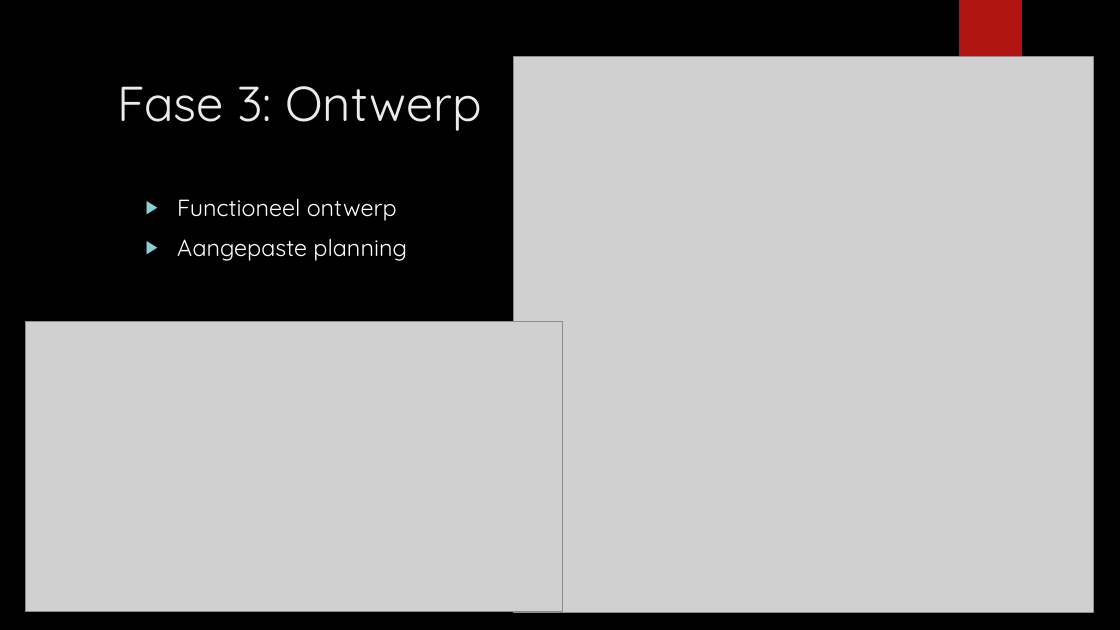
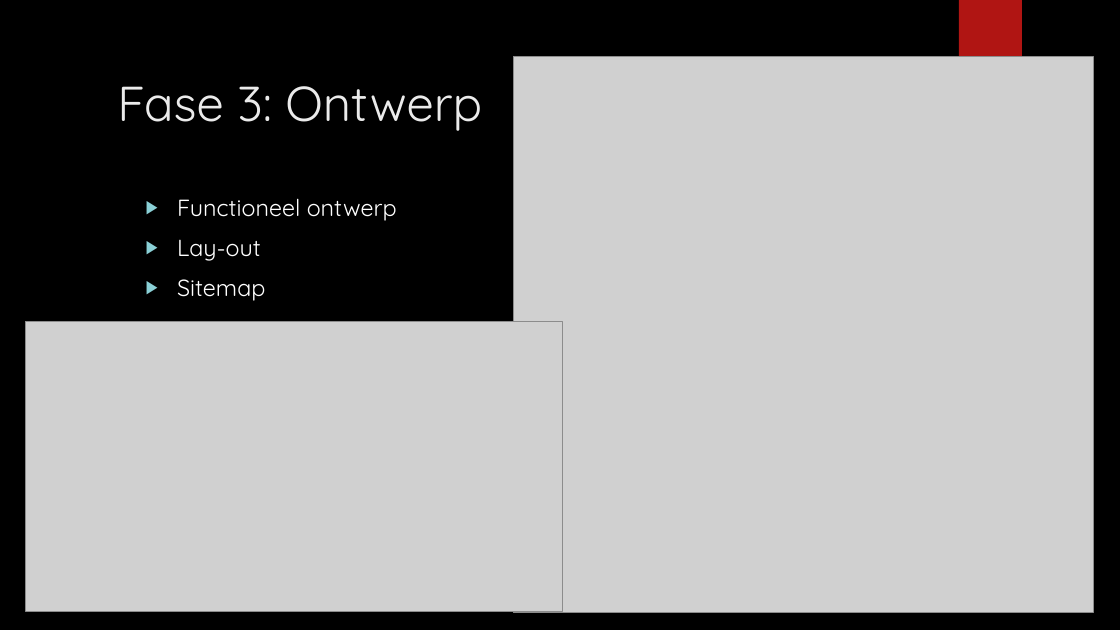
Before and after one commit to Stixs/tovuti, a slide deck: slide 4 of docs/PP.pptx. Drawn at 1120x630 pixels with LibreOffice and Linux fonts; fonts in the diff are those of the drawing; grey boxes stand for pictures; background and template pictures are left out. Boxes give left, top, right and bottom in pixels: in the first picture for what was removed or moved away, otherwise in the second. Text is boxed around its words. In the diff, an @@ line names an element or a change of style, - is before the commit and + after.

Commit message:
hio

```diff
--- a/docs/PP.pptx
+++ b/docs/PP.pptx
@@ text at bbox=[177, 240, 265, 301]: text changed @@
-▶ Aangepaste planning
+▶ Lay-out
+▶ Sitemap
```
Also in this commit, not shown: 1 other slide changed.
